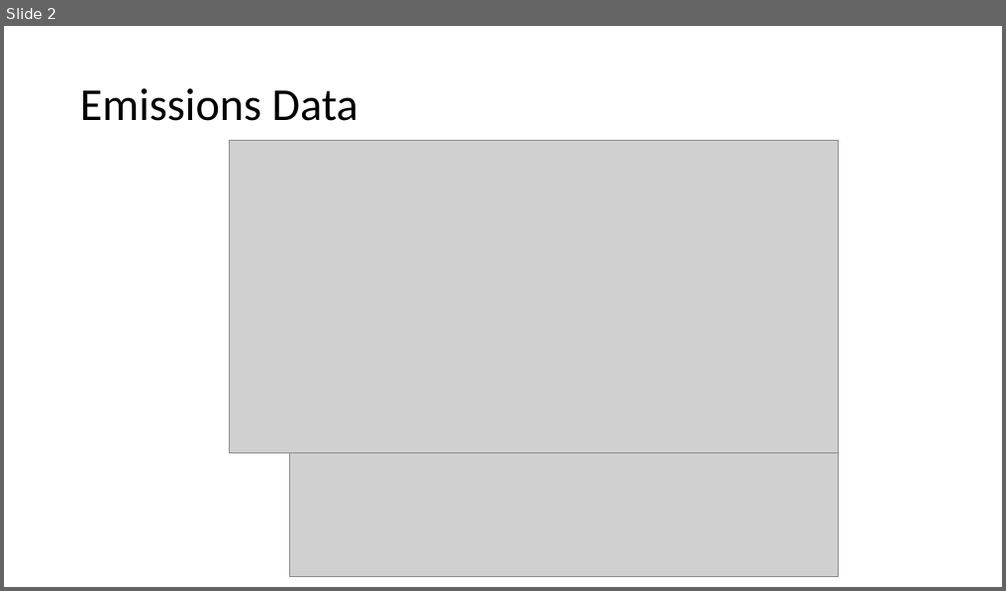
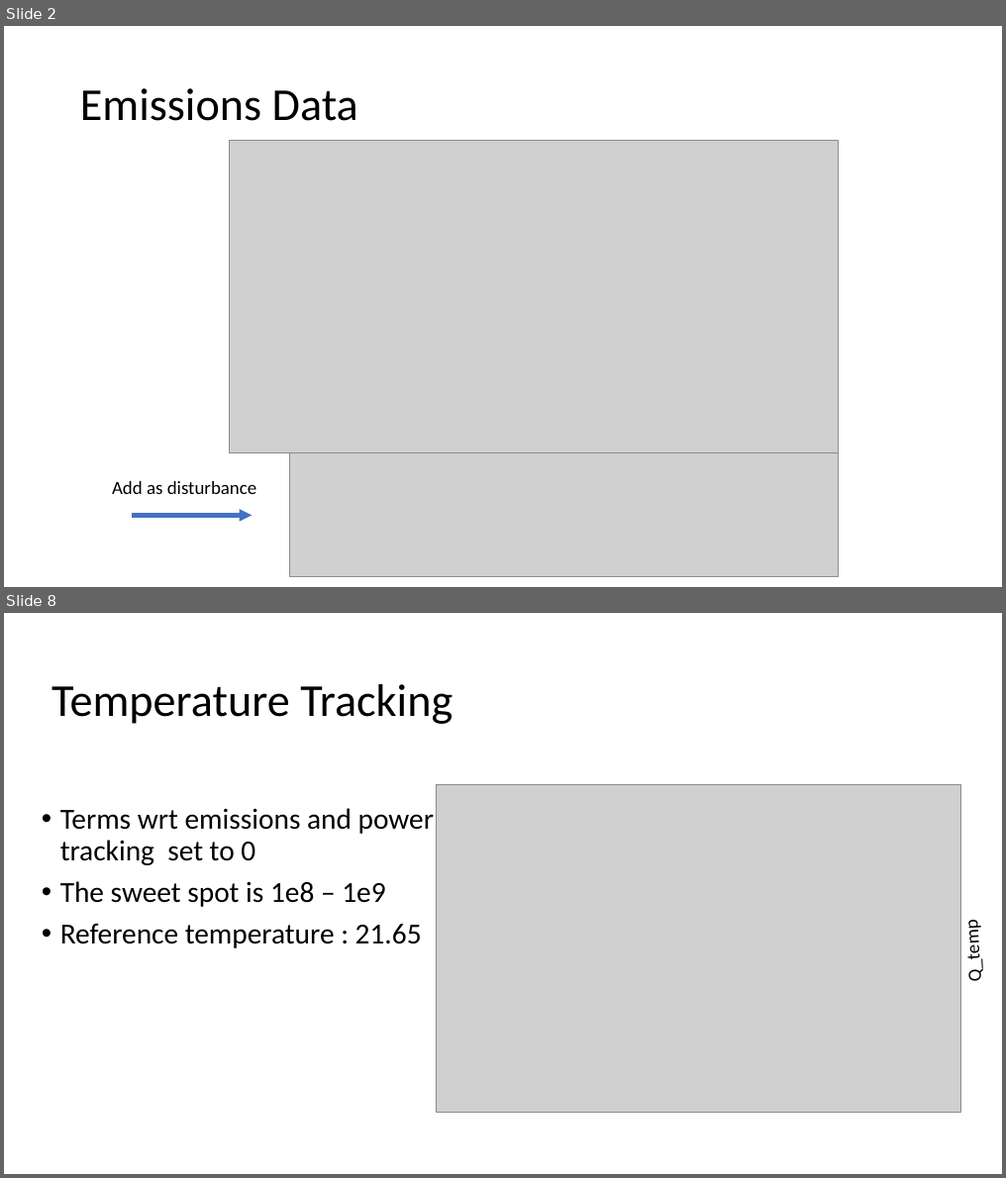
Before and after one commit to vijay092/lcdmpc, a slide deck: emissions.pptx. Shown one above the other, each under a label of ours: slide 2 before the commit, slides 2 and 8 after it; the slides between them are not shown. The pictures are 1006x591 and 1006x1178 pixels, drawn with LibreOffice and Linux fonts; fonts in the diff are those of the drawing; grey boxes stand for pictures. Boxes give left, top, right and bottom in pixels: in the first picture for what was removed or moved away, otherwise in the second. Text is boxed around its words. In the diff, an @@ line names an element or a change of style, - is before the commit and + after.

```diff
--- a/emissions.pptx
+++ b/emissions.pptx
@@ slide 8 added at (4, 613, 1002, 1174), background #FFFFFF @@
@@ title added at (52, 684, 452, 724), 44 pt, text #000000 @@
+Temperature Tracking
@@ picture added at (436, 785, 960, 1112) @@
@@ text added at (60, 808, 434, 949), 28 pt, text #000000 @@
+• Terms wrt emissions and power tracking set to 0
+• The sweet spot is 1e8 – 1e9
+• Reference temperature : 21.65
@@ text added at (960, 926, 986, 980), 18 pt, text #000000 @@
+Q_temp
@@ slide 2 changed as well @@
@@ text added at (112, 481, 256, 494), 18 pt, text #000000 @@
+Add as disturbance
@@ arrow added from (132, 516) to (252, 516), #4472C4 4 pt @@
```
Also in this commit, not shown: 13 other slides added, 2 slides removed, 6 other files.
